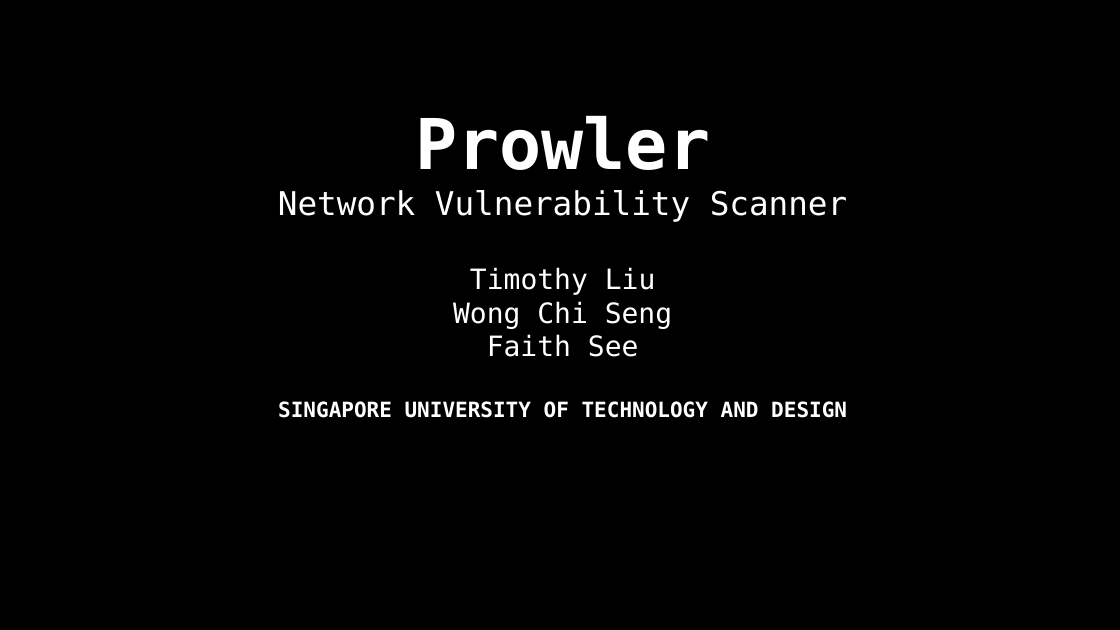
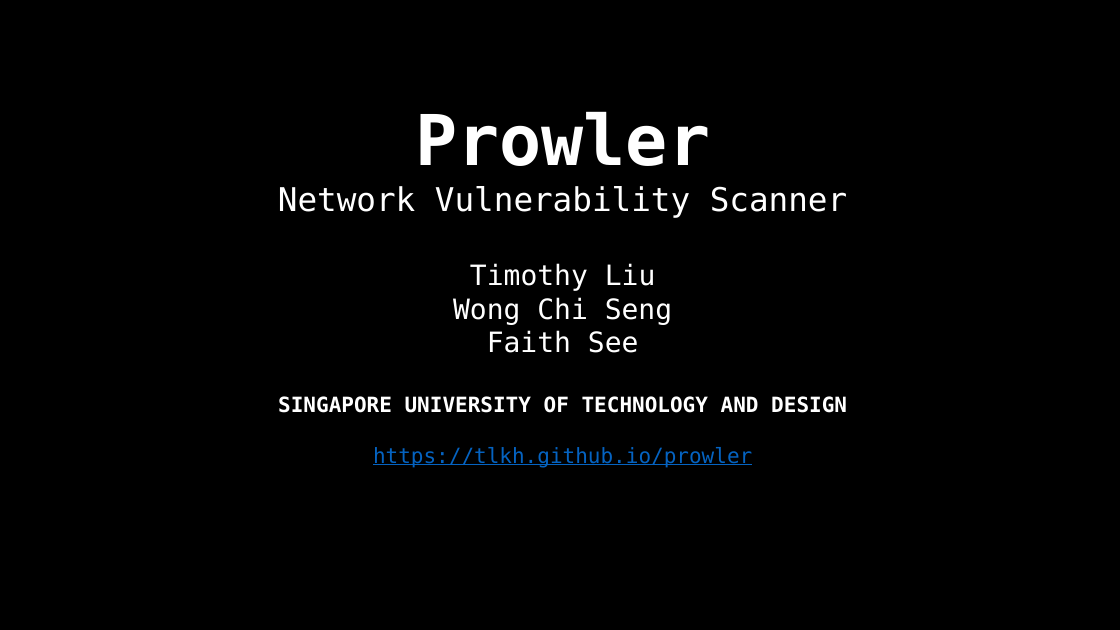
Before and after one commit to tlkh/prowler, a slide deck: slide 1 of media/ProwlerPresentation.pptx. Drawn at 1120x630 pixels with LibreOffice and Linux fonts; fonts in the diff are those of the drawing. Boxes give left, top, right and bottom in pixels: in the first picture for what was removed or moved away, otherwise in the second. Text is boxed around its words. In the diff, an @@ line names an element or a change of style, - is before the commit and + after.

```diff
--- a/media/ProwlerPresentation.pptx
+++ b/media/ProwlerPresentation.pptx
@@ text at (373,447,752,468): paragraph added @@
+https://tlkh.github.io/prowler
```
Also in this commit, not shown: 1 other slide changed, 4 other files.
